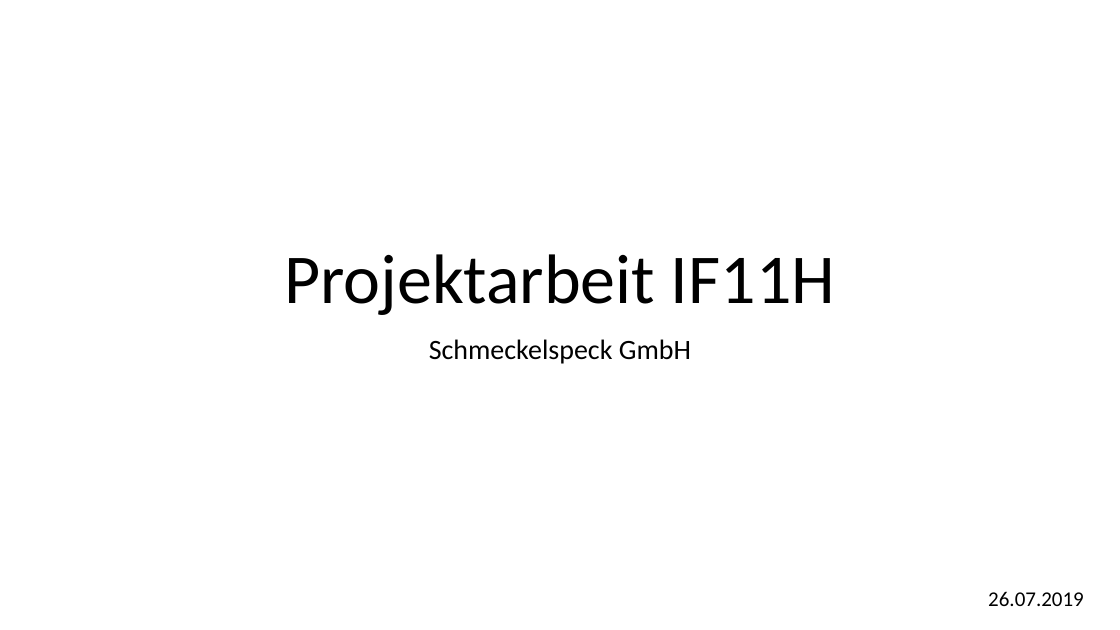
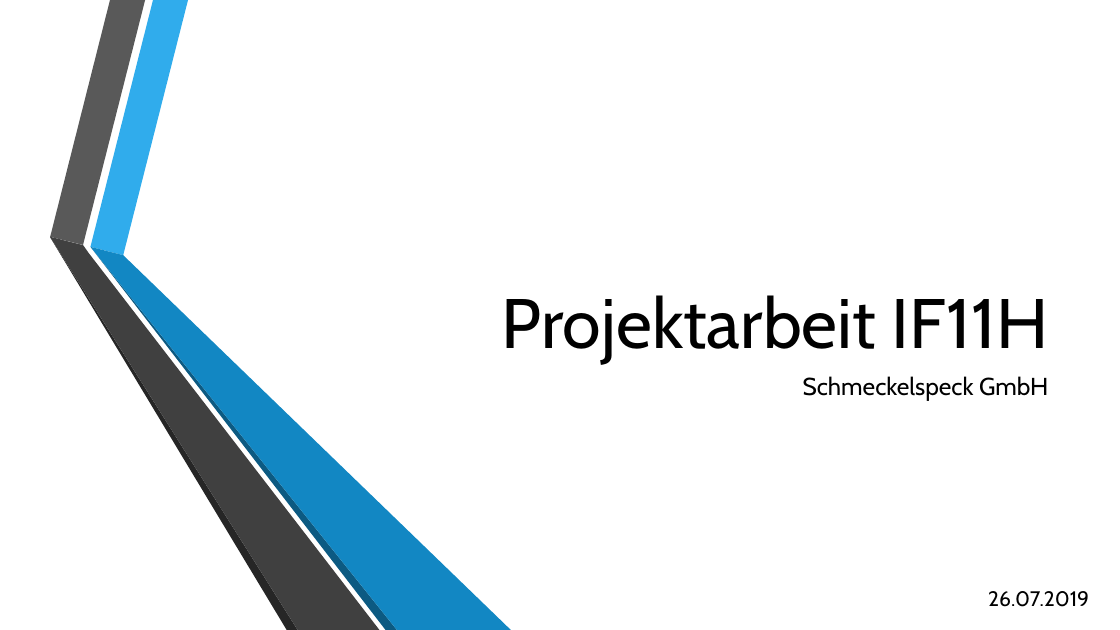
Before and after one commit to Schmeckelspeck/SchoolProject, a slide deck: slide 1 of presentation/Projektarbeit IF11H.pptx. Drawn at 1120x630 pixels with LibreOffice and Linux fonts; fonts in the diff are those of the drawing; background and template pictures are left out. Boxes give left, top, right and bottom in pixels: in the first picture for what was removed or moved away, otherwise in the second. Text is boxed around its words. In the diff, an @@ line names an element or a change of style, - is before the commit and + after.

```diff
--- a/presentation/Projektarbeit IF11H.pptx
+++ b/presentation/Projektarbeit IF11H.pptx
@@ title "Projektarbeit IF11H" moved from (x1=284, y1=254, x2=835, y2=315) to (x1=502, y1=295, x2=1048, y2=364) @@
@@ title "Projektarbeit IF11H" at (x1=502, y1=295, x2=1048, y2=364): font Calibri to Cabin; alignment centre to right; line spacing 0.9 to 1 @@
@@ group added at (x1=50, y1=0, x2=512, y2=630): 6 freeform shapes @@
@@ subtitle "Schmeckelspeck GmbH" moved from (x1=429, y1=339, x2=691, y2=364) to (x1=803, y1=376, x2=1048, y2=401) @@
@@ subtitle "Schmeckelspeck GmbH" at (x1=803, y1=376, x2=1048, y2=401): size 24 to 21 pt, font Calibri to Cabin; alignment centre to right; line spacing 0.9 to 1 @@
@@ text "26.07.2019" at (x1=988, y1=591, x2=1089, y2=607): font Calibri to Cabin @@
```
Also in this commit, not shown: 1 other slide changed, 4 slides added, 1 slide removed, 1 other file.
